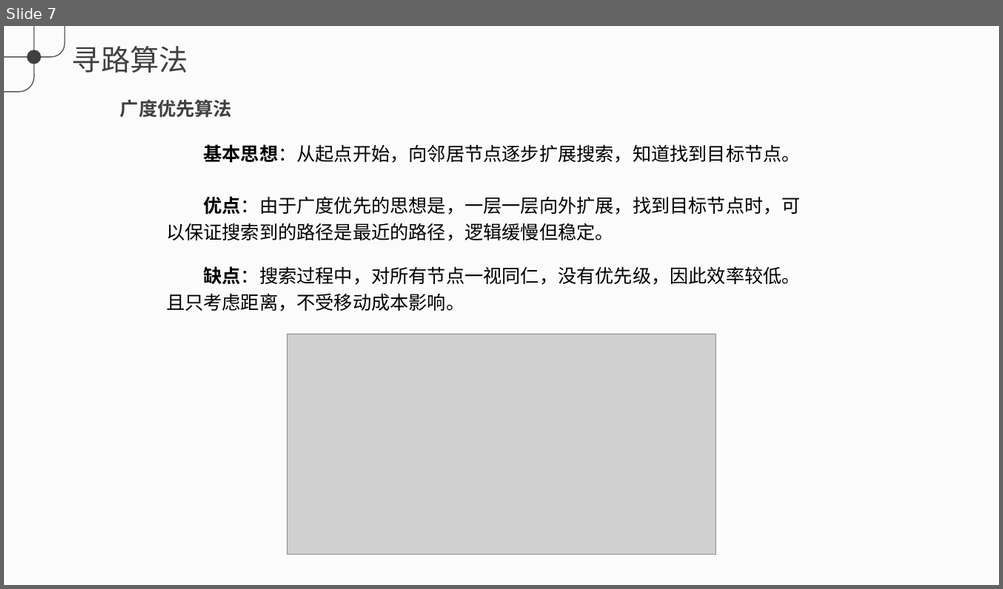
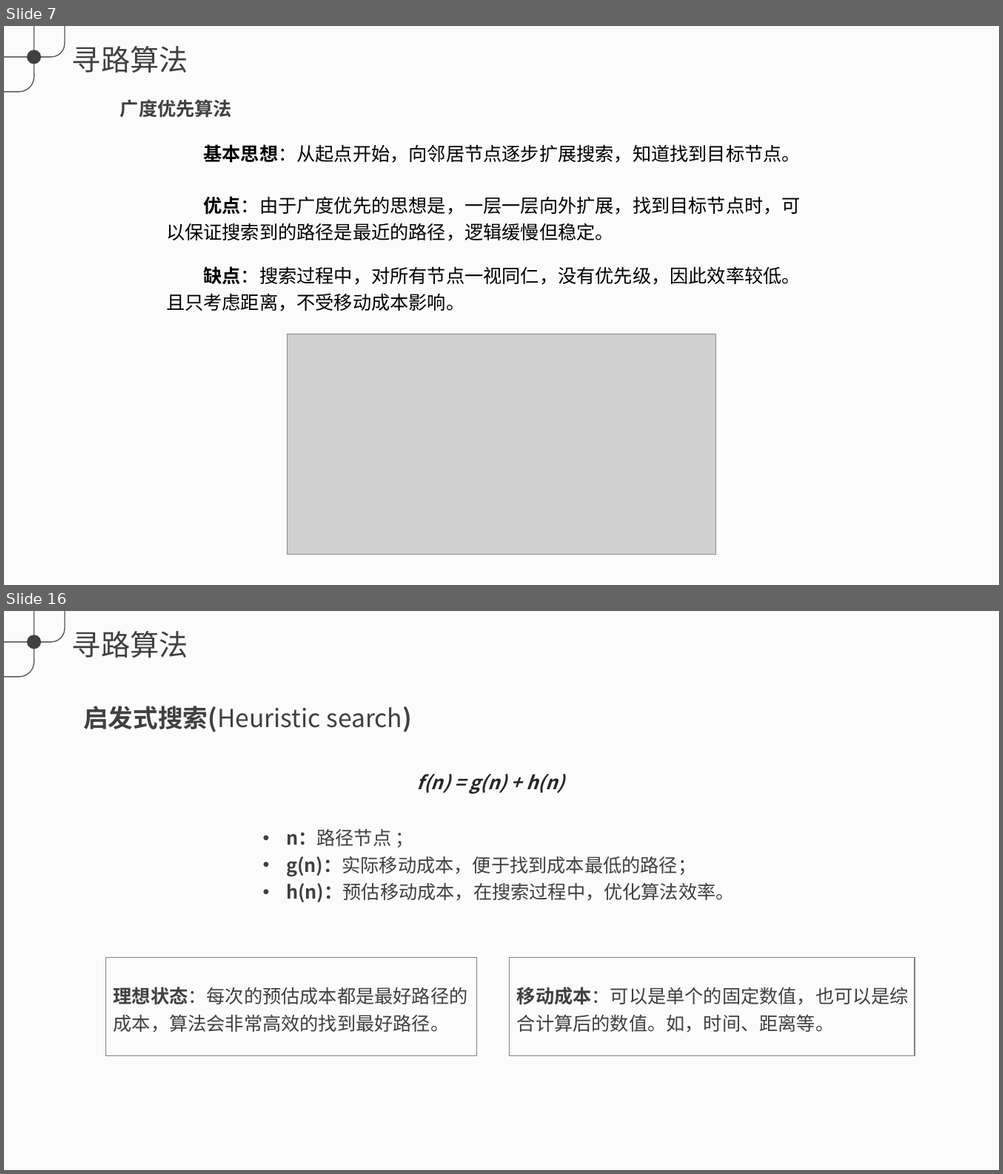
Before and after one commit to Galahad-Zero/PathFinding, a slide deck: doc/寻路算法.pptx. Shown one above the other, each under a label of ours: slide 7 before the commit, slides 7 and 16 after it; the slides between them are not shown. The pictures are 1003x589 and 1003x1174 pixels, drawn with LibreOffice and Linux fonts; fonts in the diff are those of the drawing; grey boxes stand for pictures. Boxes give left, top, right and bottom in pixels: in the first picture for what was removed or moved away, otherwise in the second. Text is boxed around its words. In the diff, an @@ line names an element or a change of style, - is before the commit and + after.

```diff
--- a/doc/寻路算法.pptx
+++ b/doc/寻路算法.pptx
@@ slide 16 added at (x1=4, y1=611, x2=999, y2=1170), background #F2F2F2 at 30% opacity; not listed: 4 template elements that a slide beside it also shows @@
@@ text added at (x1=83, y1=706, x2=412, y2=732), 24 pt, text #404040 @@
+启发式搜索(Heuristic search)
@@ text added at (x1=417, y1=774, x2=563, y2=794), 18 pt, text #262626, bold, italic @@
+f(n) = g(n) + h(n)
@@ text added at (x1=286, y1=829, x2=734, y2=903), 18 pt, text #404040 @@
+• n：路径节点 ；
+• g(n)：实际移动成本，便于找到成本最低的路径；
+• h(n)：预估移动成本，在搜索过程中，优化算法效率。
@@ rectangle added at (x1=106, y1=958, x2=477, y2=1056), outline #808080 0.75 pt @@
@@ rectangle added at (x1=510, y1=958, x2=915, y2=1056), outline #808080 0.75 pt @@
@@ text added at (x1=114, y1=987, x2=468, y2=1033), 18 pt, text #404040 @@
+理想状态：每次的预估成本都是最好路径的成本，算法会非常高效的找到最好路径。
@@ text added at (x1=517, y1=987, x2=908, y2=1033), 18 pt, text #404040 @@
+移动成本：可以是单个的固定数值，也可以是综合计算后的数值。如，时间、距离等。
```
Also in this commit, not shown: 1 slide changed, 11 other slides added, 13 slides removed, 1 other file.
